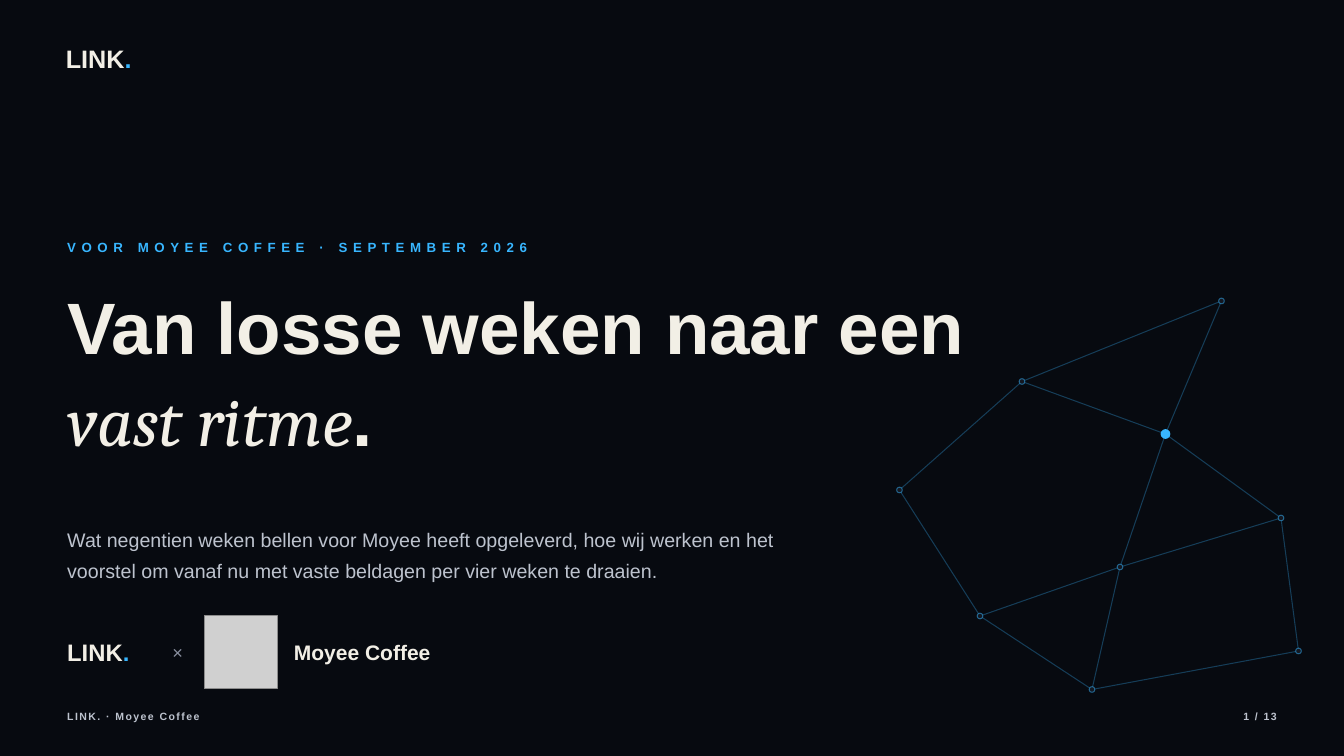
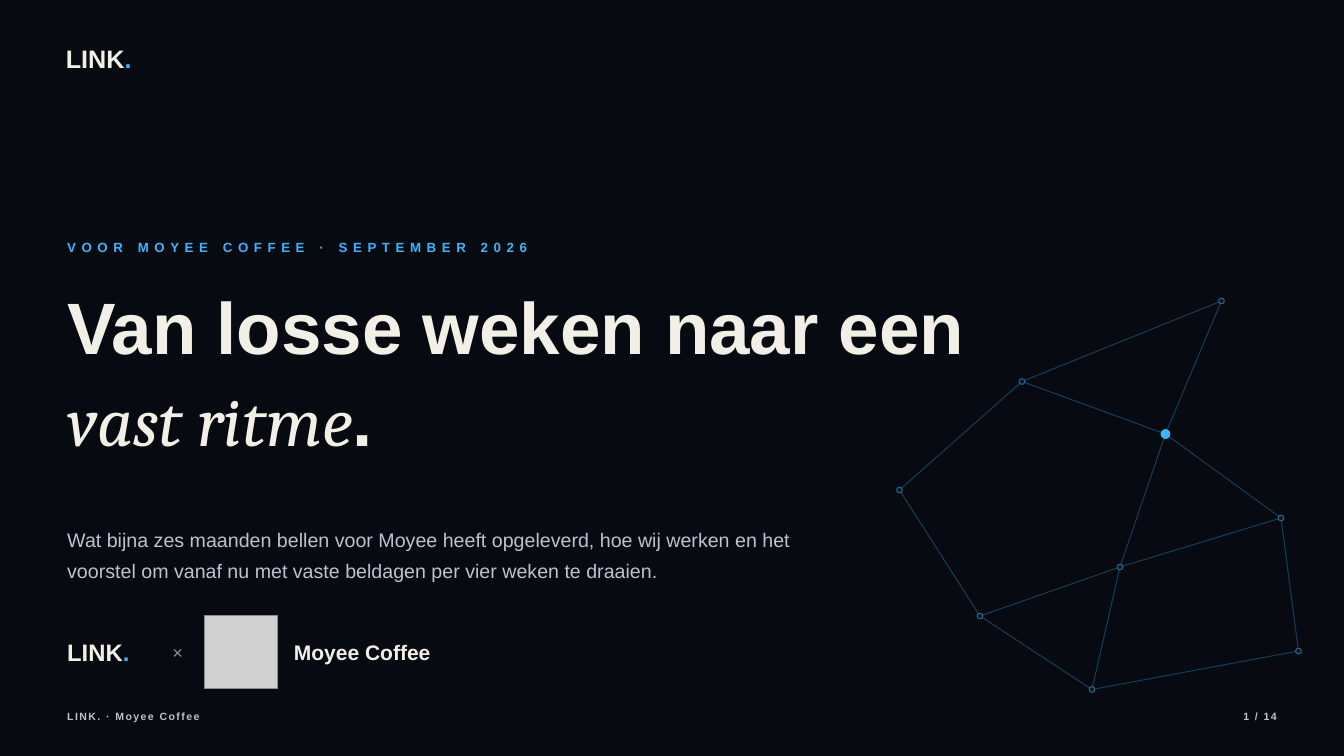
Before and after one commit to hens-lang/Test, a slide deck: slide 1 of output/LINK. voorstel Moyee Coffee.pptx. Drawn at 1344x756 pixels with LibreOffice and Linux fonts; fonts in the diff are those of the drawing; grey boxes stand for pictures. Boxes give left, top, right and bottom in pixels: in the first picture for what was removed or moved away, otherwise in the second. Text is boxed around its words. In the diff, an @@ line names an element or a change of style, - is before the commit and + after.

```diff
--- a/output/LINK. voorstel Moyee Coffee.pptx
+++ b/output/LINK. voorstel Moyee Coffee.pptx
@@ text at [67, 532, 789, 582]: text changed @@
-Wat negentien weken bellen voor Moyee heeft opgeleverd, hoe wij werken en het voorstel om vanaf nu met vaste beldagen per vier weken te draaien.
+Wat bijna zes maanden bellen voor Moyee heeft opgeleverd, hoe wij werken en het voorstel om vanaf nu met vaste beldagen per vier weken te draaien.
@@ text at [1243, 712, 1277, 720]: text changed @@
-1 / 13
+1 / 14
```
Also in this commit, not shown: 12 other slides changed, 1 slide added, 27 other files.
